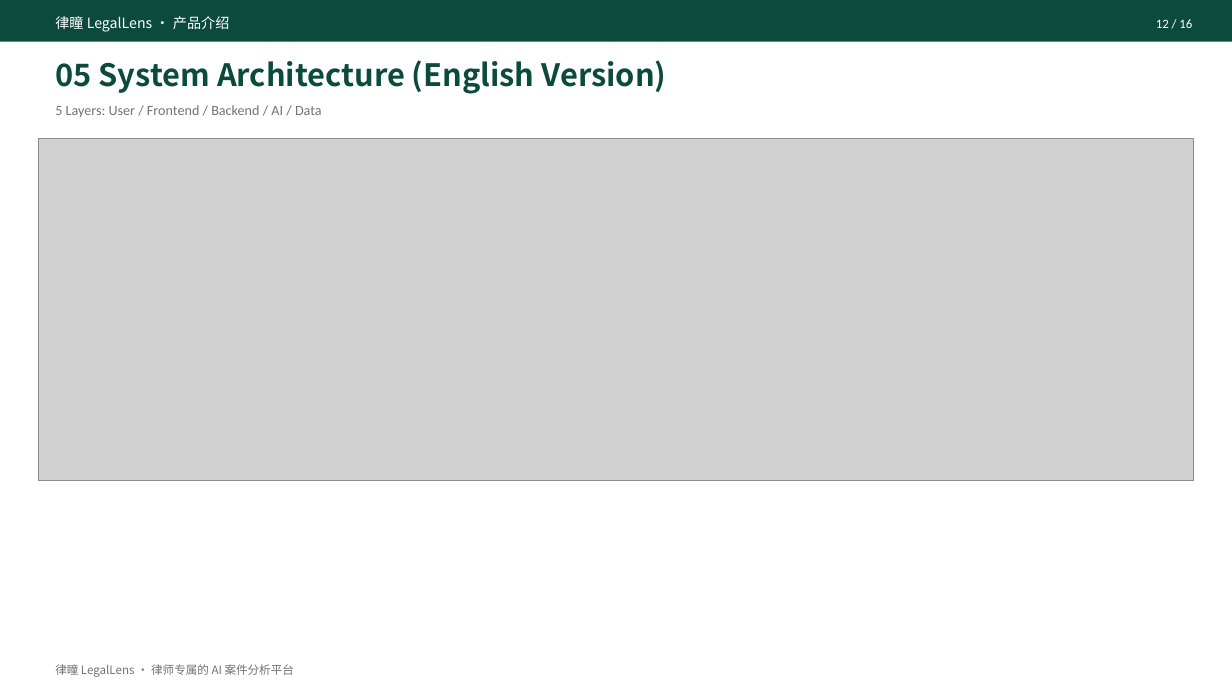
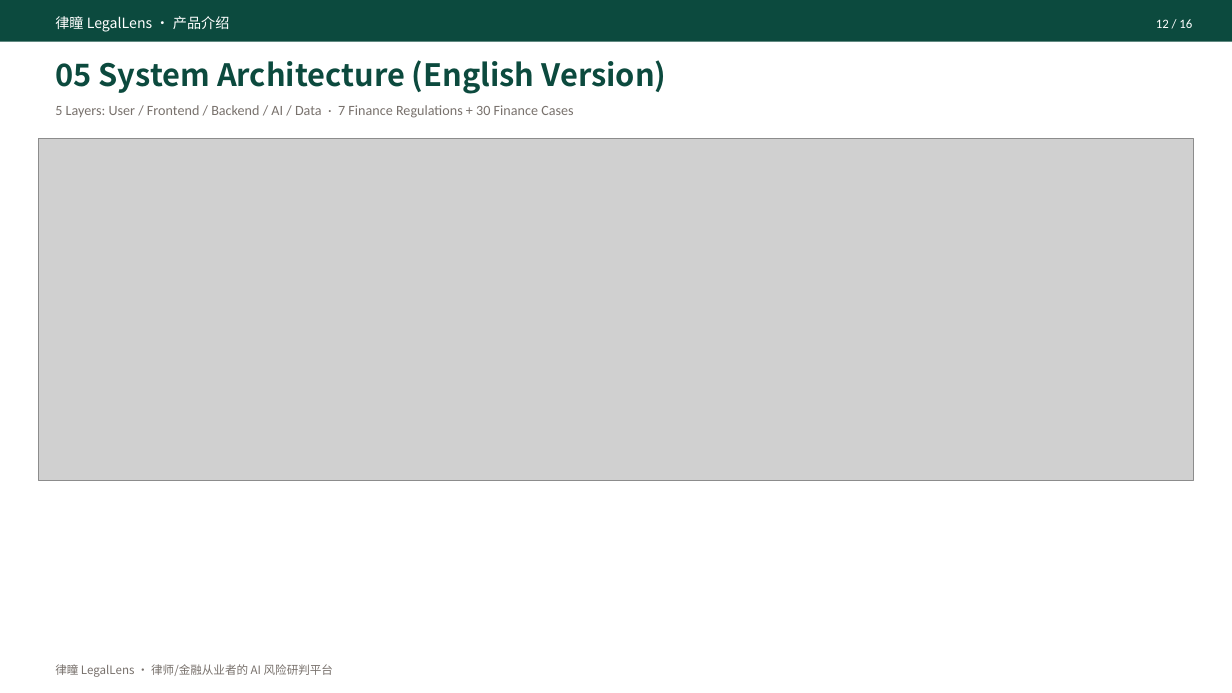
Before and after one commit to A-yiren/legal-lens, a slide deck: slide 12 of docs/律瞳-LegalLens-产品介绍.pptx. Drawn at 1232x693 pixels with LibreOffice and Linux fonts; fonts in the diff are those of the drawing; grey boxes stand for pictures. Boxes give left, top, right and bottom in pixels: in the first picture for what was removed or moved away, otherwise in the second. Text is boxed around its words. In the diff, an @@ line names an element or a change of style, - is before the commit and + after.

Commit message:
docs: 16 页 PPT 金融版 (GOAI AI+金融 赛道) + 简介改 485 汉字 + 改前端示例案情

```diff
--- a/docs/律瞳-LegalLens-产品介绍.pptx
+++ b/docs/律瞳-LegalLens-产品介绍.pptx
@@ text at [55, 105, 573, 118]: text changed @@
-5 Layers: User / Frontend / Backend / AI / Data
+5 Layers: User / Frontend / Backend / AI / Data · 7 Finance Regulations + 30 Finance Cases
@@ text at [55, 664, 333, 677]: text changed @@
-律瞳 LegalLens · 律师专属的 AI 案件分析平台
+律瞳 LegalLens · 律师/金融从业者的 AI 风险研判平台
```
Also in this commit, not shown: 15 other slides changed, 19 other files.
